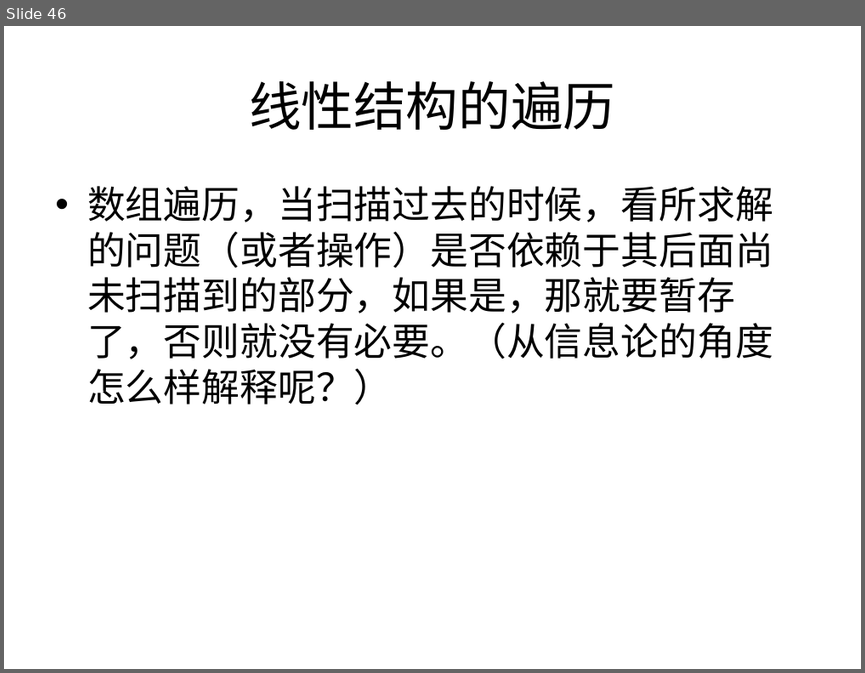
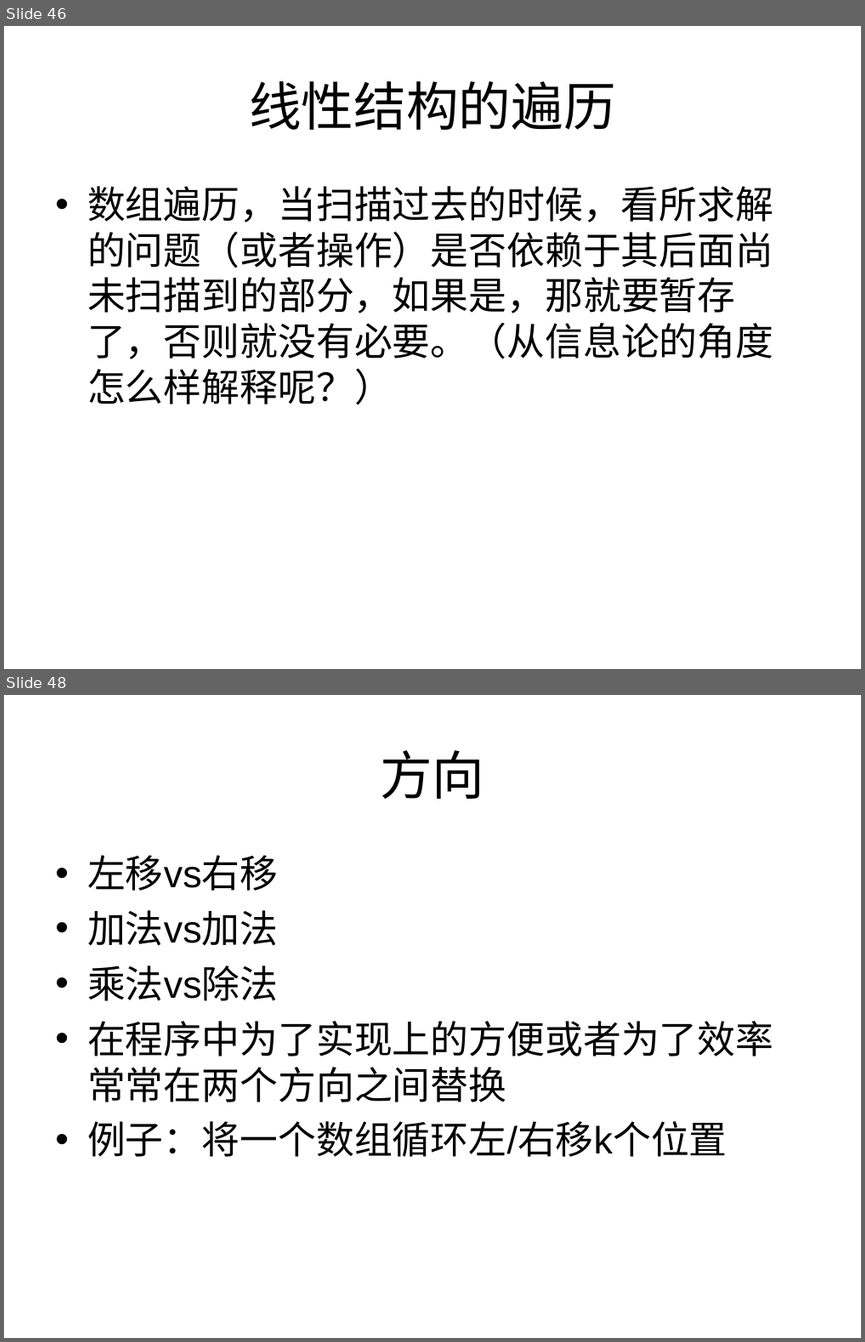
Before and after one commit to houjingbiao/leetcode, a slide deck: solutions/00conclusion.ppt. Shown one above the other, each under a label of ours: slide 46 before the commit, slides 46 and 48 after it; the slides between them are not shown. The pictures are 865x673 and 865x1342 pixels, drawn with LibreOffice and Linux fonts; fonts in the diff are those of the drawing. Boxes give left, top, right and bottom in pixels: in the first picture for what was removed or moved away, otherwise in the second. Text is boxed around its words. In the diff, an @@ line names an element or a change of style, - is before the commit and + after.

```diff
--- a/solutions/00conclusion.ppt
+++ b/solutions/00conclusion.ppt
@@ slide 48 added at bbox=[4, 695, 861, 1338], background #FFFFFF @@
@@ title added at bbox=[380, 750, 484, 799], 44 pt, text #000000 @@
+方向
@@ text added at bbox=[87, 855, 773, 1157], 32 pt, text #000000 @@
+• 左移vs右移
+• 加法vs加法
+• 乘法vs除法
+• 在程序中为了实现上的方便或者为了效率常常在两个方向之间替换
+• 例子：将一个数组循环左/右移k个位置
```
Also in this commit, not shown: 3 other slides added.
